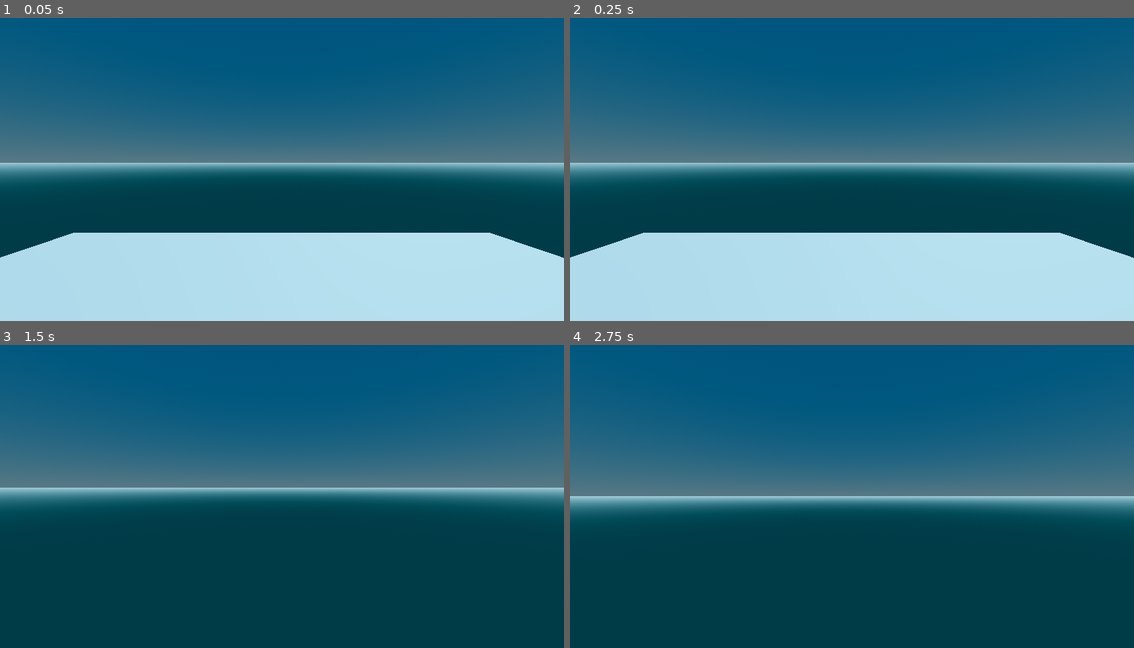
Above: before the commit, frames 1-4 (two rows, left to right).
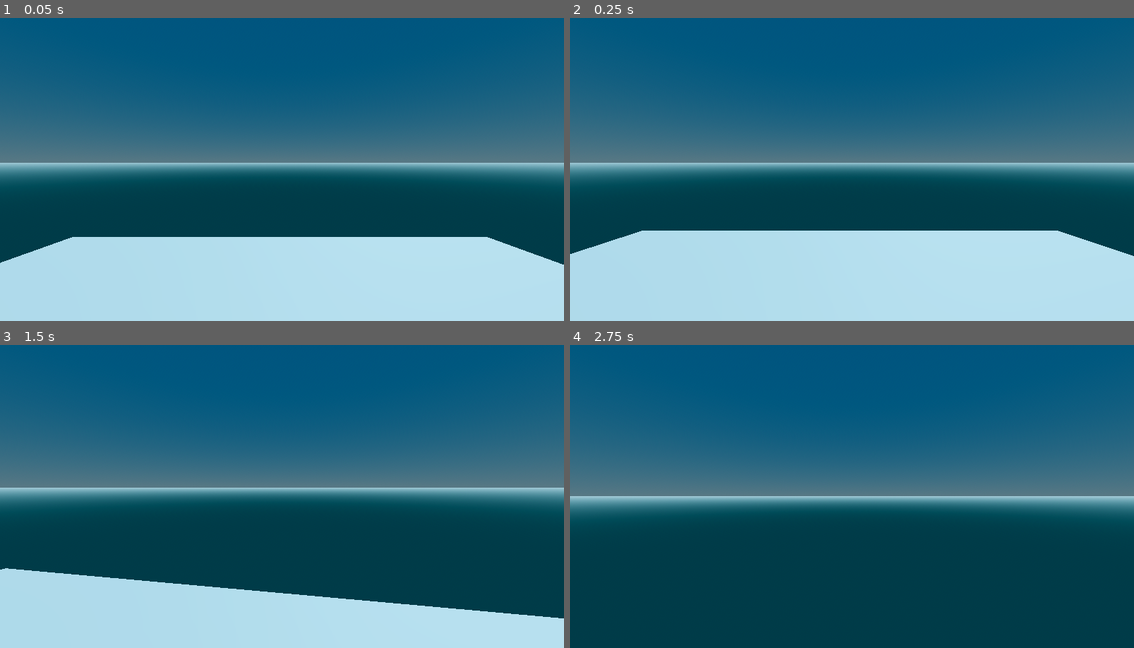
Above: after the commit, the same moments.

Repository: dorpen6/Level-3-Player-Movement
Game: Godot game, scene res://world.tscn
Same seed, same stepped clock (60 frames per second), same inputs: the game is played once before the commit and once after it.
Inputs (mouse positions are in pixels of both pictures, inside the frame that each line leads up to):
- Up to frame 1 (0.05 s): no input
- Up to frame 2 (0.25 s): no input
- Up to frame 3 (1.5 s): move the mouse to (310, 487) at 0.52 s; hold W (forward) from 0.53 s (still down); tap Space (jump) at 0.6, 0.77, 1.07, 1.35 s; move the mouse to (253, 490) at 1.27 s
- Up to frame 4 (2.75 s): keep holding W (forward); tap Space (jump) at 1.52, 1.82, 2.1 s; move the mouse to (863, 484) at 2.02 s

The runs differ from the first frame. In frame 1, 1.5% of the frame differs, in the area x 0-100%, y 70-82%; in frame 2, 0.7%; in frame 3, 18%, in the area x 0-100%, y 73-100%; in frame 4, nothing differs.

Commit message:
Level 3 Player Movement

Diff:
--- a/CharacterBody3D.gd
+++ /dev/null
@@ -1,44 +0,0 @@
-extends CharacterBody3D
-
-@export var SPEED = 5.0
-@export var JUMP = 5.0
-@export var SENSITIVITY = 0.003
-
-@onready var head = $Head
-@onready var camera = $Head/Camera
-
-var gravity = 9.8
-
-func _ready():
-	Input.set_mouse_mode(Input.MOUSE_MODE_CAPTURED)
-
-func _unhandled_input(event):
-	if event is InputEventMouseMotion:
-		head.rotate_y(-event.relative.x * SENSITIVITY)
-		camera.rotate_x(-event.relative.y * SENSITIVITY)
-		camera.rotation.x = clamp(camera.rotation.x,deg_to_rad(-40), deg_to_rad(60))
-
-func _physics_process(delta):
-	# GRAVITY
-	if not is_on_floor():
-		velocity.y -= gravity * delta
-
-	# JUMP
-	if Input.is_action_just_pressed("jump") and is_on_floor():
-		velocity.y = JUMP
-
-	# GET INPUT DIRECTIONS 2D
-	var input_dir = Input.get_vector("left", "right", "forward", "backward")
-
-	# TURN IT TO 3D
-	var direction = (head.transform.basis * Vector3(input_dir.x, 0, input_dir.y)).normalized()
-
-	if direction:
-		velocity.x = direction.x * SPEED
-		velocity.z = direction.z * SPEED
-	else:
-		velocity.x = 0.0
-		velocity.z = 0.0
-
-
-	move_and_slide()
--- /dev/null
+++ b/Player.gd
@@ -0,0 +1,54 @@
+extends CharacterBody3D
+
+@export var speed = 5.0
+@export var jump = 5.0
+@export var gravity = 9.8
+@export var sensitivity = 0.003
+@export var bob_freq = 2.0
+@export var bob_amp = 0.1
+@export var t_bob = 0.0
+@onready var head = $Head
+@onready var camera = $Head/Camera
+
+func _ready():
+	Input.set_mouse_mode(Input.MOUSE_MODE_CAPTURED)
+
+func _unhandled_input(event):
+	if event is InputEventMouseMotion:
+		head.rotate_y(-event.relative.x * sensitivity)
+		camera.rotate_x(-event.relative.y * sensitivity)
+		camera.rotation.x = clamp(camera.rotation.x, deg_to_rad(-40), deg_to_rad(60))
+
+func _physics_process(delta):
+	# GRAVITY
+	if not is_on_floor():
+		velocity.y -= gravity * delta
+
+	# JUMP
+	if Input.is_action_just_pressed("jump") and is_on_floor():
+		velocity.y = jump
+
+	# GET INPUT DIRECTIONS
+	var input_dir = Input.get_vector("left", "right", "forward", "backward")
+
+	# CONVERT TO 3D
+	var directions = (head.transform.basis * Vector3(input_dir.x, 0, input_dir.y)).normalized()
+
+	if directions:
+		velocity.x = directions.x * speed
+		velocity.z = directions.z * speed
+	else:
+		velocity.x = 0.0
+		velocity.z = 0.0
+
+	# HEAD BOB
+	t_bob += delta * velocity.length() * float(is_on_floor())
+	camera.transform.origin = _headbob(t_bob)
+
+	move_and_slide()
+
+func _headbob(time) -> Vector3:
+	var pos = Vector3.ZERO
+	pos.y = sin(time * bob_freq) * bob_amp
+	pos.x = cos(time * bob_freq / 2) * bob_amp
+	return pos
--- a/project.godot
+++ b/project.godot
@@ -47,6 +47,16 @@
 "events": [Object(InputEventKey,"resource_local_to_scene":false,"resource_name":"","device":-1,"window_id":0,"alt_pressed":false,"shift_pressed":true,"ctrl_pressed":false,"meta_pressed":false,"pressed":false,"keycode":87,"physical_keycode":87,"key_label":87,"unicode":87,"echo":false,"script":null)
 ]
 }
+Esc={
+"deadzone": 0.5,
+"events": [Object(InputEventKey,"resource_local_to_scene":false,"resource_name":"","device":-1,"window_id":0,"alt_pressed":false,"shift_pressed":false,"ctrl_pressed":false,"meta_pressed":false,"pressed":false,"keycode":0,"physical_keycode":4194305,"key_label":0,"unicode":0,"echo":false,"script":null)
+]
+}
+Enter={
+"deadzone": 0.5,
+"events": [Object(InputEventKey,"resource_local_to_scene":false,"resource_name":"","device":-1,"window_id":0,"alt_pressed":false,"shift_pressed":false,"ctrl_pressed":false,"meta_pressed":false,"pressed":false,"keycode":0,"physical_keycode":4194309,"key_label":0,"unicode":0,"echo":false,"script":null)
+]
+}
 
 [rendering]
 
--- a/world.tscn
+++ b/world.tscn
@@ -1,52 +1,52 @@
-[gd_scene load_steps=7 format=3 uid="uid://m1m34upww5mj"]
+[gd_scene load_steps=7 format=3 uid="uid://c05y6us7jsvhh"]
 
-[ext_resource type="Script" path="res://CharacterBody3D.gd" id="1_t1d4u"]
+[ext_resource type="Script" path="res://Player.gd" id="1_cox07"]
 
-[sub_resource type="ProceduralSkyMaterial" id="ProceduralSkyMaterial_50alr"]
+[sub_resource type="ProceduralSkyMaterial" id="ProceduralSkyMaterial_vra4l"]
 sky_top_color = Color(0.021721, 0.479627, 0.701061, 1)
 sky_horizon_color = Color(0.50543, 0.670017, 0.733684, 1)
 sky_energy_multiplier = 0.55
 ground_bottom_color = Color(1.68458e-07, 0.200443, 0.233676, 1)
 ground_horizon_color = Color(0.50543, 0.670017, 0.733684, 1)
 
-[sub_resource type="Sky" id="Sky_26fc0"]
-sky_material = SubResource("ProceduralSkyMaterial_50alr")
+[sub_resource type="Sky" id="Sky_ip6f1"]
+sky_material = SubResource("ProceduralSkyMaterial_vra4l")
 
-[sub_resource type="Environment" id="Environment_4ocmq"]
+[sub_resource type="Environment" id="Environment_go35j"]
 background_mode = 2
-sky = SubResource("Sky_26fc0")
+sky = SubResource("Sky_ip6f1")
 tonemap_mode = 2
 glow_enabled = true
 
-[sub_resource type="CapsuleMesh" id="CapsuleMesh_h60de"]
+[sub_resource type="CapsuleMesh" id="CapsuleMesh_scbyf"]
 
-[sub_resource type="ConvexPolygonShape3D" id="ConvexPolygonShape3D_a4wx0"]
+[sub_resource type="ConvexPolygonShape3D" id="ConvexPolygonShape3D_585vn"]
 points = PackedVector3Array(-0.125207, -0.532801, -0.480507, 0.0227831, 0.47607, 0.498884, 0.169713, 0.559144, 0.464172 …(924 unchanged characters)…
 
 [node name="Game" type="Node3D"]
+
+[node name="WorldEnvironment" type="WorldEnvironment" parent="."]
+environment = SubResource("Environment_go35j")
 
 [node name="DirectionalLight3D" type="DirectionalLight3D" parent="."]
 transform = Transform3D(-0.866023, -0.433016, 0.250001, 0, 0.499998, 0.866027, -0.500003, 0.749999, -0.43301, 0, 0, 0)
 shadow_enabled = true
 
-[node name="WorldEnvironment" type="WorldEnvironment" parent="."]
-environment = SubResource("Environment_4ocmq")
-
 [node name="CSGBox3D" type="CSGBox3D" parent="."]
-transform = Transform3D(10, 0, 0, 0, 1, 0, 0, 0, 10, 0, 0, 0)
+transform = Transform3D(20, 0, 0, 0, 1, 0, 0, 0, 20, 0, 0, 0)
 use_collision = true
 
 [node name="Player" type="CharacterBody3D" parent="."]
-transform = Transform3D(1, 0, 0, 0, 1, 0, 0, 0, 1, 0, 1.39243, 0)
-script = ExtResource("1_t1d4u")
+transform = Transform3D(1, 0, 0, 0, 1, 0, 0, 0, 1, 0, 3.54218, 0)
+script = ExtResource("1_cox07")
 
 [node name="MeshInstance3D" type="MeshInstance3D" parent="Player"]
-mesh = SubResource("CapsuleMesh_h60de")
+mesh = SubResource("CapsuleMesh_scbyf")
 
 [node name="CollisionShape3D" type="CollisionShape3D" parent="Player"]
-shape = SubResource("ConvexPolygonShape3D_a4wx0")
+shape = SubResource("ConvexPolygonShape3D_585vn")
 
 [node name="Head" type="Node3D" parent="Player"]
-transform = Transform3D(1, 0, 0, 0, 1, 0, 0, 0, 1, 0, 0.712946, 0)
+transform = Transform3D(1, 0, 0, 0, 1, 0, 0, 0, 1, 0, 0.569097, 0)
 
 [node name="Camera" type="Camera3D" parent="Player/Head"]
